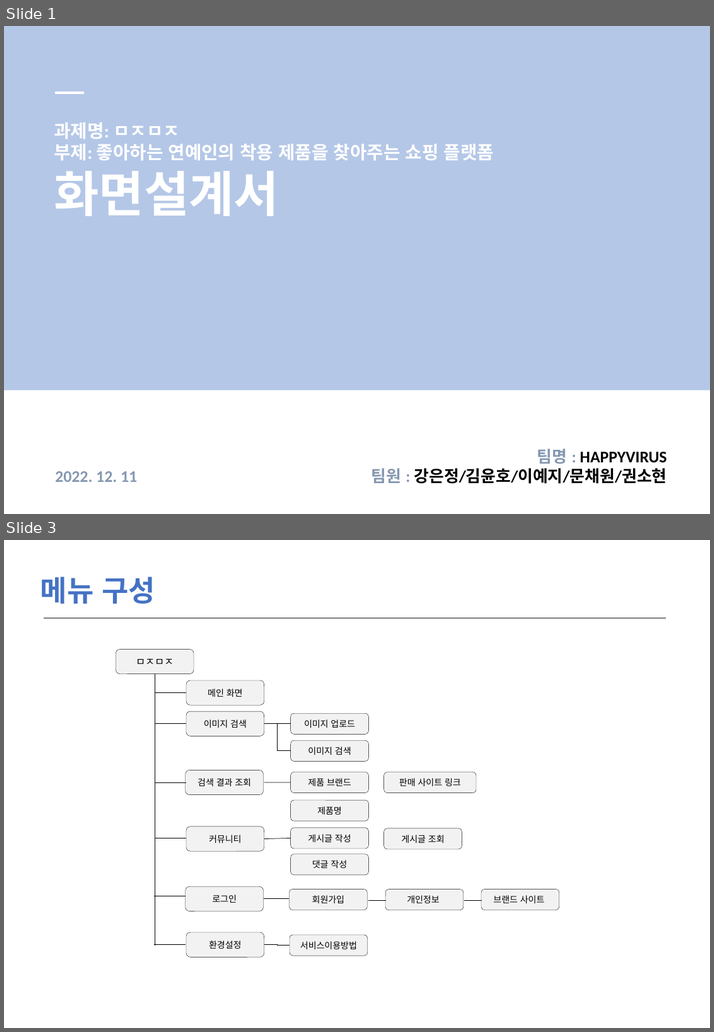
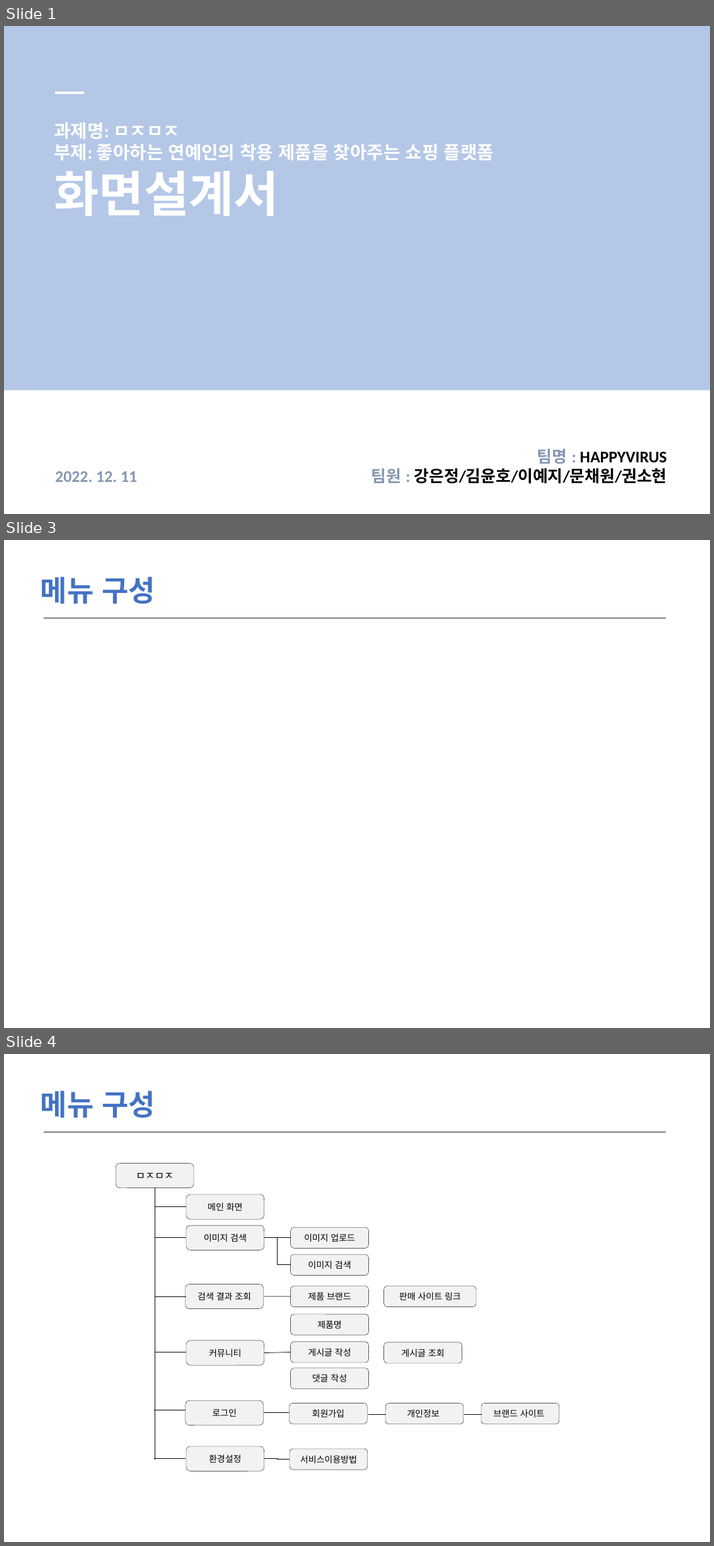
Before and after one commit to LeticiaKang/Project_Idol-Fandom-WebPlaform, a slide deck: 산출문서/화면설계서/화면설계서_서식(1조. HappyVirus).pptx. Shown one above the other, each under a label of ours: slides 1 and 3 before the commit, slides 1, 3 and 4 after it; the slides between them are not shown. The pictures are 714x1032 and 714x1546 pixels, drawn with LibreOffice and Linux fonts; fonts in the diff are those of the drawing. Boxes give left, top, right and bottom in pixels: in the first picture for what was removed or moved away, otherwise in the second. Text is boxed around its words. In the diff, an @@ line names an element or a change of style, - is before the commit and + after.

```diff
--- a/산출문서/화면설계서/화면설계서_서식(1조. HappyVirus).pptx
+++ b/산출문서/화면설계서/화면설계서_서식(1조. HappyVirus).pptx
@@ slide 3 added at (x1=4, y1=540, x2=710, y2=1028), background #FFFFFF @@
@@ text added at (x1=41, y1=577, x2=155, y2=604), 32 pt, text #4472C4, bold @@
+메뉴 구성
@@ line added from (44, 618) to (666, 618), #808080 1.5 pt @@
@@ what was slide 3 is now slide 4 @@
```
Also in this commit, not shown: 7 slides changed, 1 slide removed.
